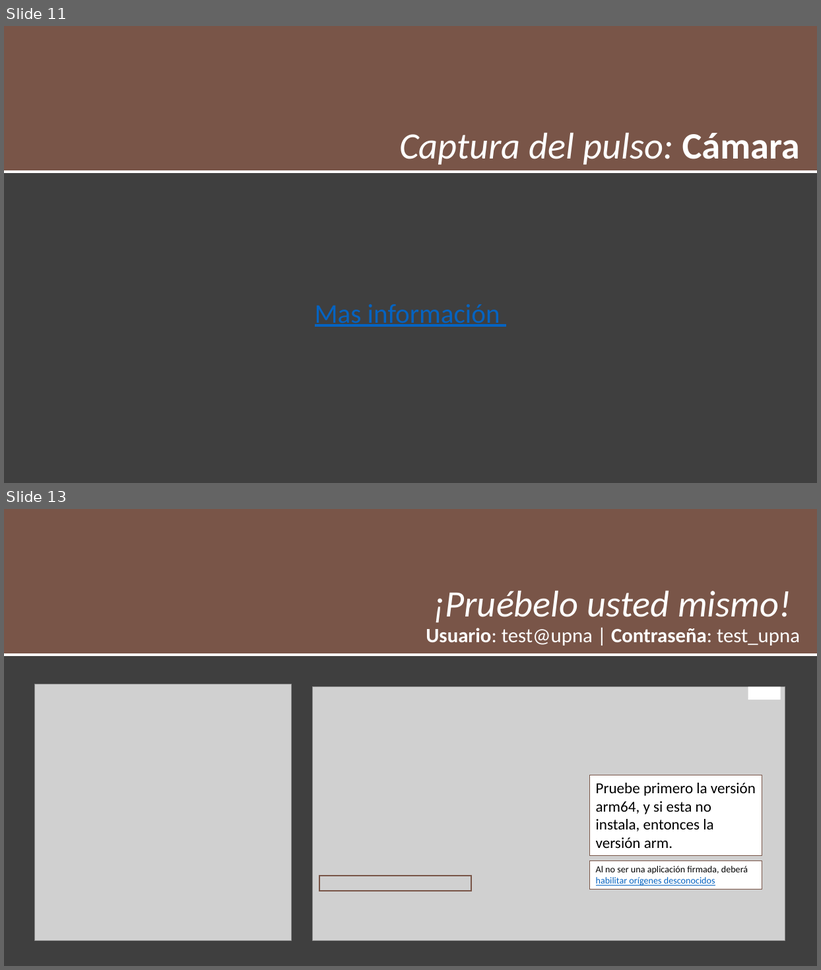
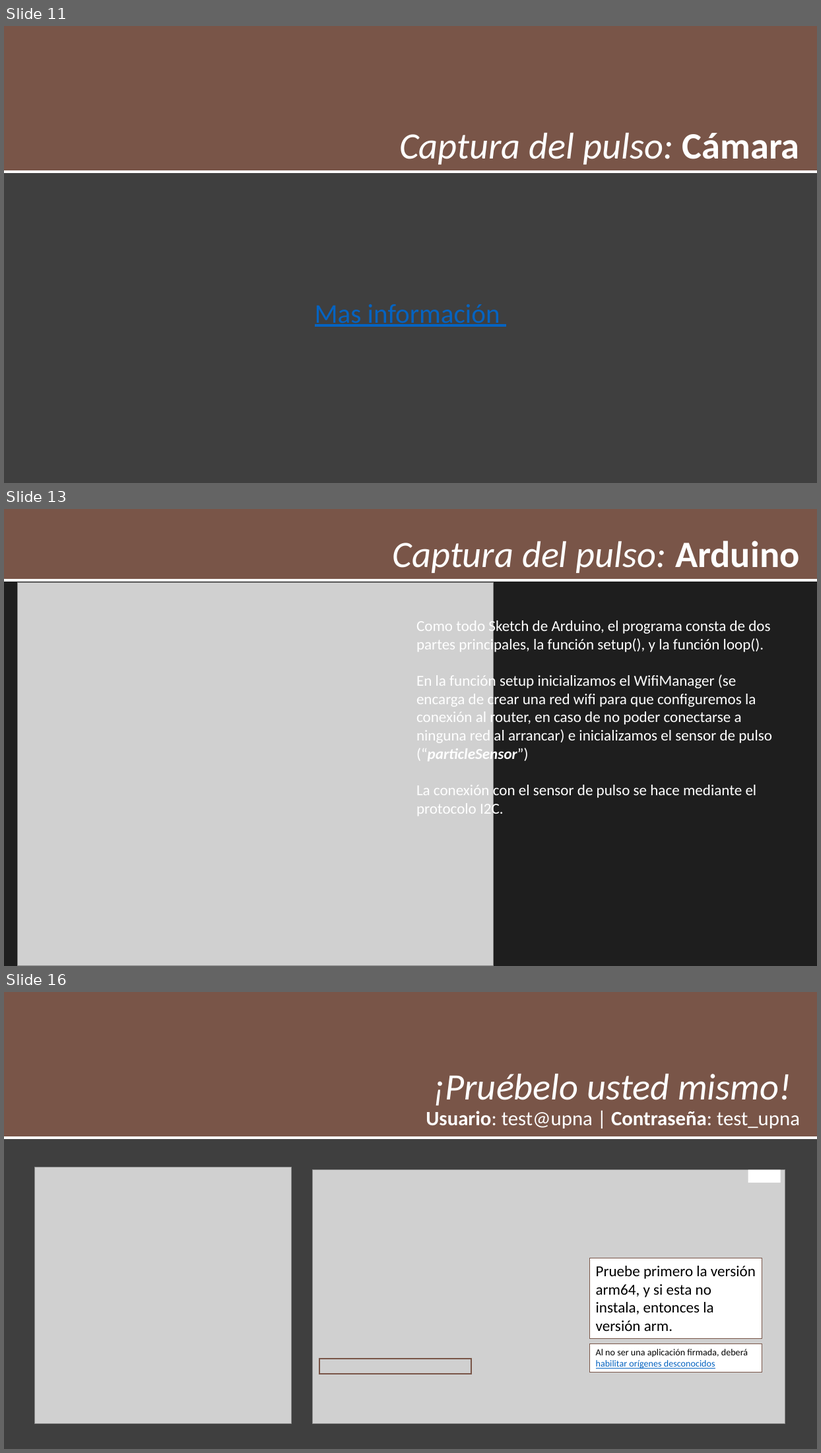
Before and after one commit to hkfuertes/tension-app-project, a slide deck: TensionApp.pptx. Shown one above the other, each under a label of ours: slides 11 and 13 before the commit, slides 11, 13 and 16 after it; the slides between them are not shown. The pictures are 821x970 and 821x1453 pixels, drawn with LibreOffice and Linux fonts; fonts in the diff are those of the drawing; grey boxes stand for pictures. Boxes give left, top, right and bottom in pixels: in the first picture for what was removed or moved away, otherwise in the second. Text is boxed around its words. In the diff, an @@ line names an element or a change of style, - is before the commit and + after.

```diff
--- a/TensionApp.pptx
+++ b/TensionApp.pptx
@@ slide 13 added at box(4, 509, 817, 966), background #1E1E1E @@
@@ rectangle added at box(4, 509, 817, 580), fill #795548, outline #FFFFFF 3 pt @@
@@ title added at box(393, 541, 799, 573), 44 pt, text #FFFFFF, italic @@
+Captura del pulso: Arduino
@@ picture added at box(17, 582, 493, 966) @@
@@ text added at box(416, 618, 772, 819), 18 pt, text #FFFFFF @@
+Como todo Sketch de Arduino, el programa consta de dos partes principales, la función setup(), y la función loop().
+En la función setup inicializamos el WifiManager (se encarga de crear una red wifi para que configuremos la conexión al router, en caso de no poder conectarse a ninguna red al arrancar) e inicializamos el sensor de pulso (“particleSensor”)
+La conexión con el sensor de pulso se hace mediante el protocolo I2C.
@@ what was slide 13 is now slide 16 @@
```
Also in this commit, not shown: 2 slides changed, 2 other slides added, 4 other files.
